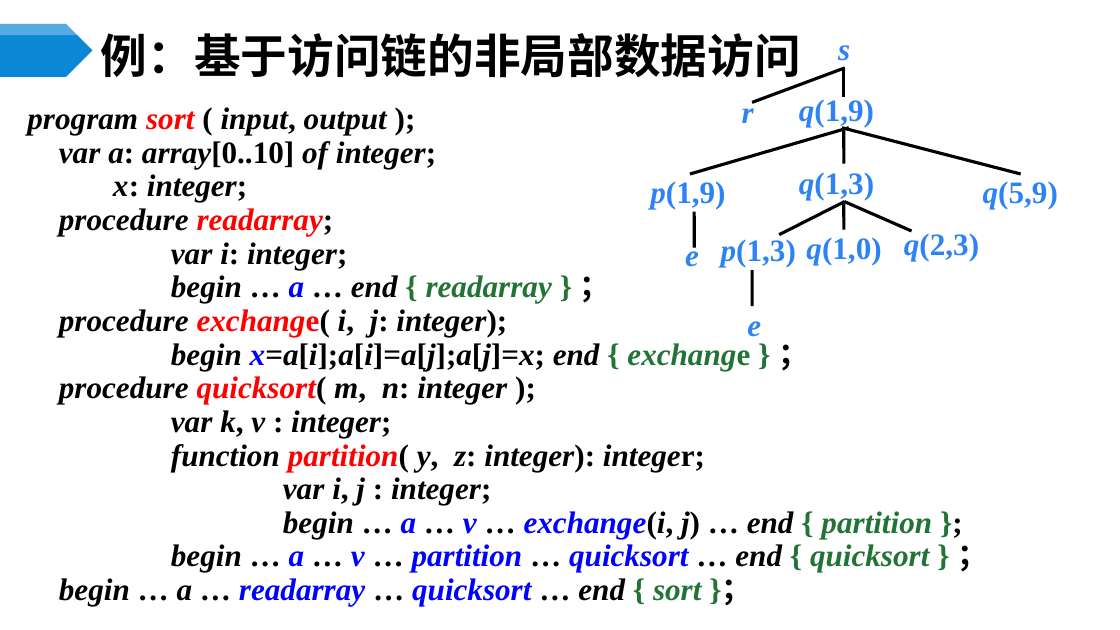
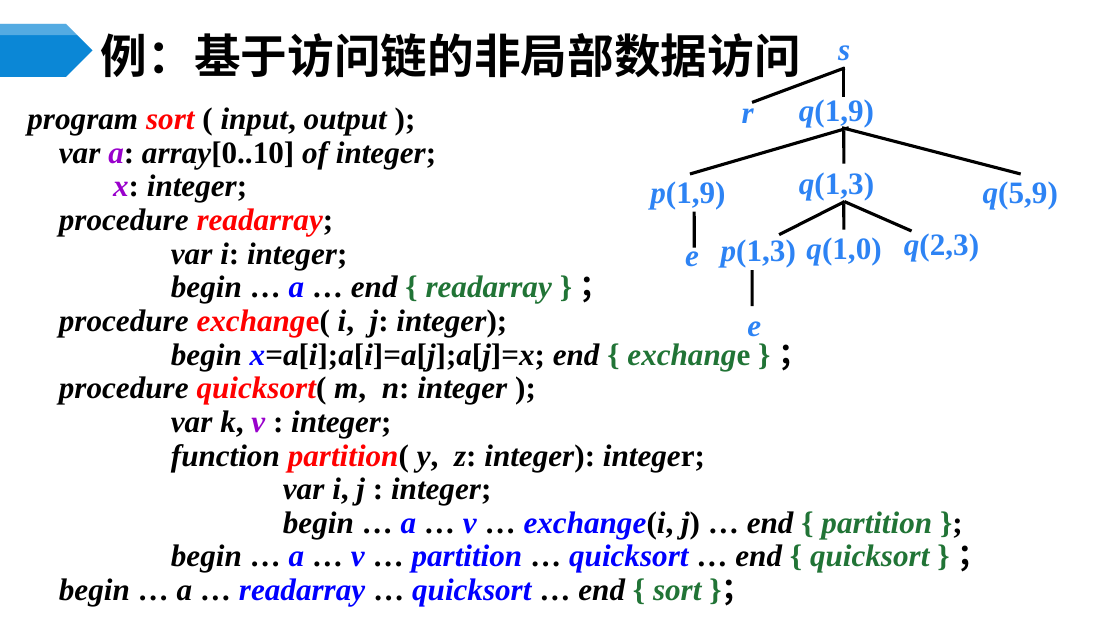
Before and after one commit to ponder-j/HIT-Compilers-Notes, a slide deck: slide 40 of ppts/第7章 运行存储分配.pptx (slide 39 before the commit). Drawn at 1120x630 pixels with LibreOffice and Linux fonts; fonts in the diff are those of the drawing. Boxes give left, top, right and bottom in pixels: in the first picture for what was removed or moved away, otherwise in the second. Text is boxed around its words. In the diff, an @@ line names an element or a change of style, - is before the commit and + after.

```diff
--- a/ppts/第7章 运行存储分配.pptx
+++ b/ppts/第7章 运行存储分配.pptx
@@ text at (59, 141, 436, 438): text colour #000000 to #9900CC in "a:", "x:", "v" @@
```
Also in this commit, not shown: 10 other slides changed, 2 slides added, 4 slides removed, 5 other files.
